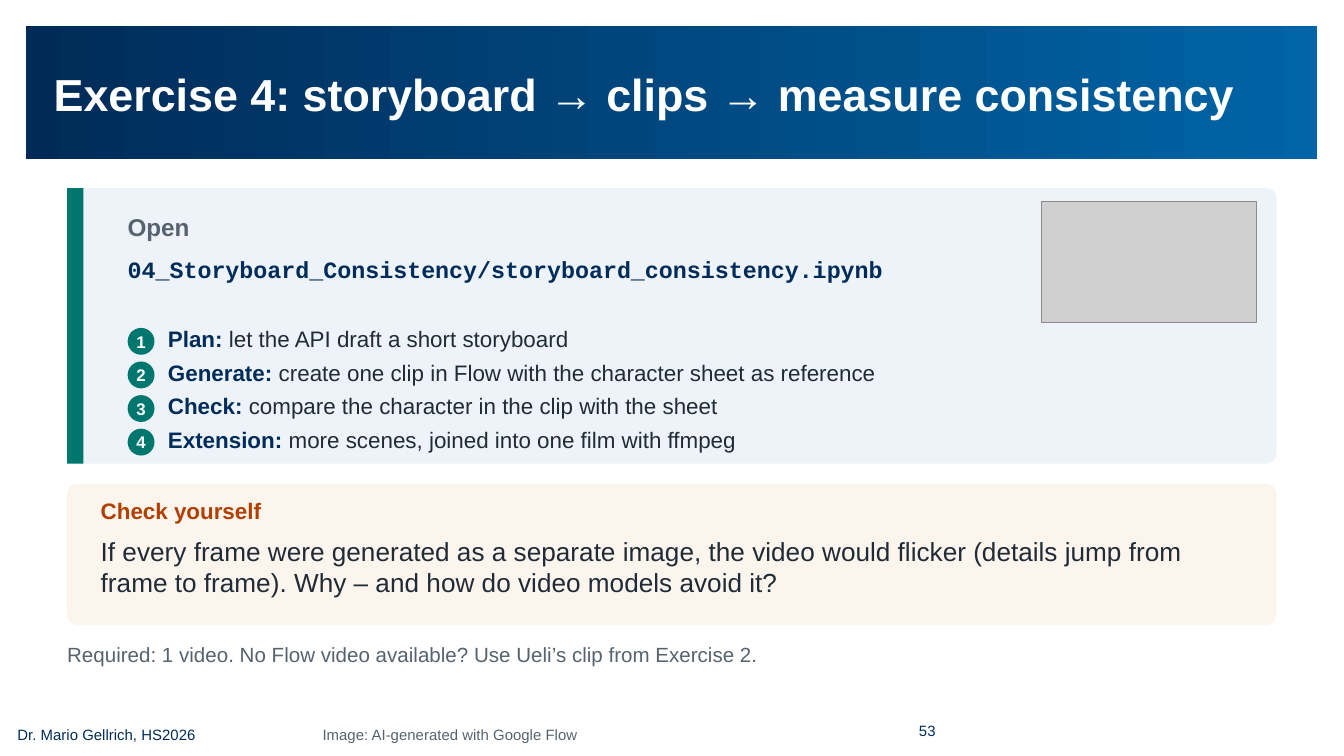
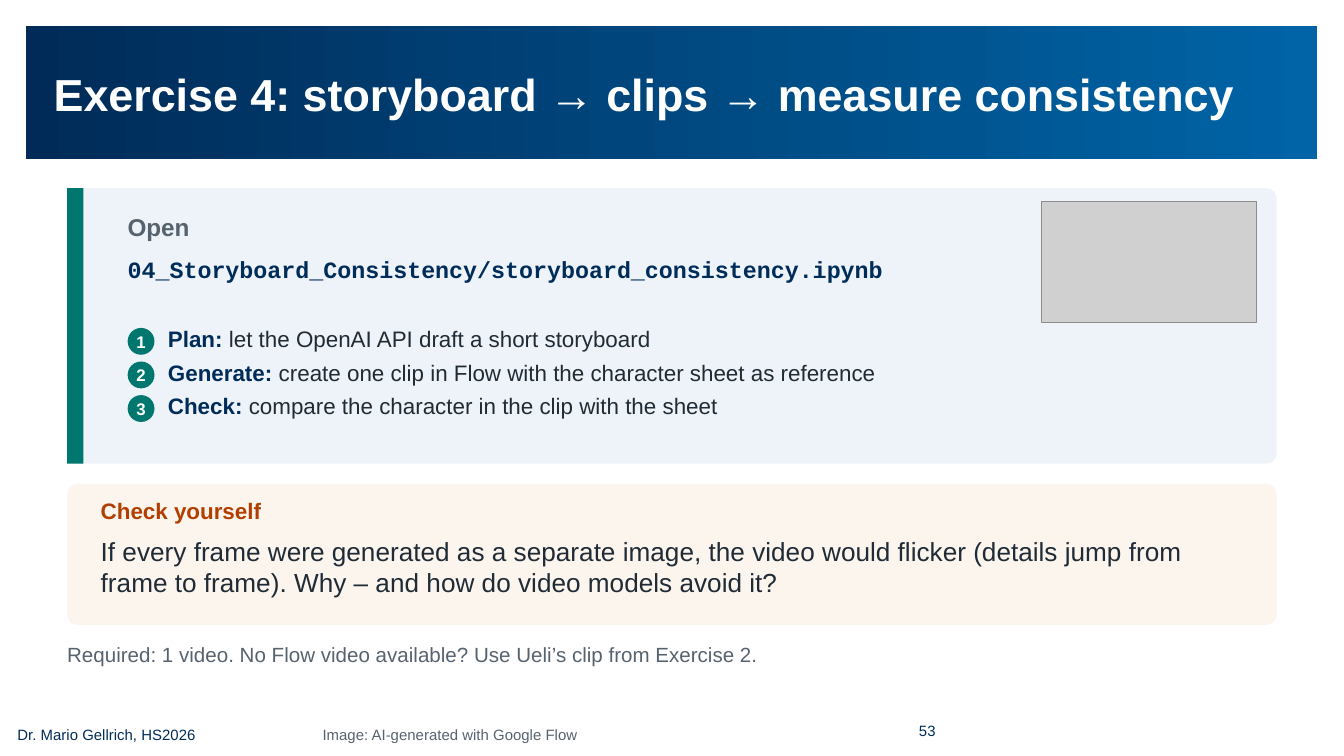
Before and after one commit to mario-gellrich-zhaw/multimodal_extraction_generation, a slide deck: slide 53 of slides/Slides_MSC_Data_Science_Week_13_EN_barrierefrei.pptx. Drawn at 1344x756 pixels with LibreOffice and Linux fonts; fonts in the diff are those of the drawing; grey boxes stand for pictures; background and template pictures are left out. Boxes give left, top, right and bottom in pixels: in the first picture for what was removed or moved away, otherwise in the second. Text is boxed around its words. In the diff, an @@ line names an element or a change of style, - is before the commit and + after.

```diff
--- a/slides/Slides_MSC_Data_Science_Week_13_EN_barrierefrei.pptx
+++ b/slides/Slides_MSC_Data_Science_Week_13_EN_barrierefrei.pptx
@@ text at bbox=[168, 330, 651, 352]: text changed @@
-Plan: let the API draft a short storyboard
+Plan: let the OpenAI API draft a short storyboard
@@ ellipse removed at bbox=[128, 429, 155, 456] @@
-4
@@ text removed at bbox=[168, 431, 736, 453] @@
-Extension: more scenes, joined into one film with ffmpeg
```
Also in this commit, not shown: 8 other slides changed, 7 other files.
